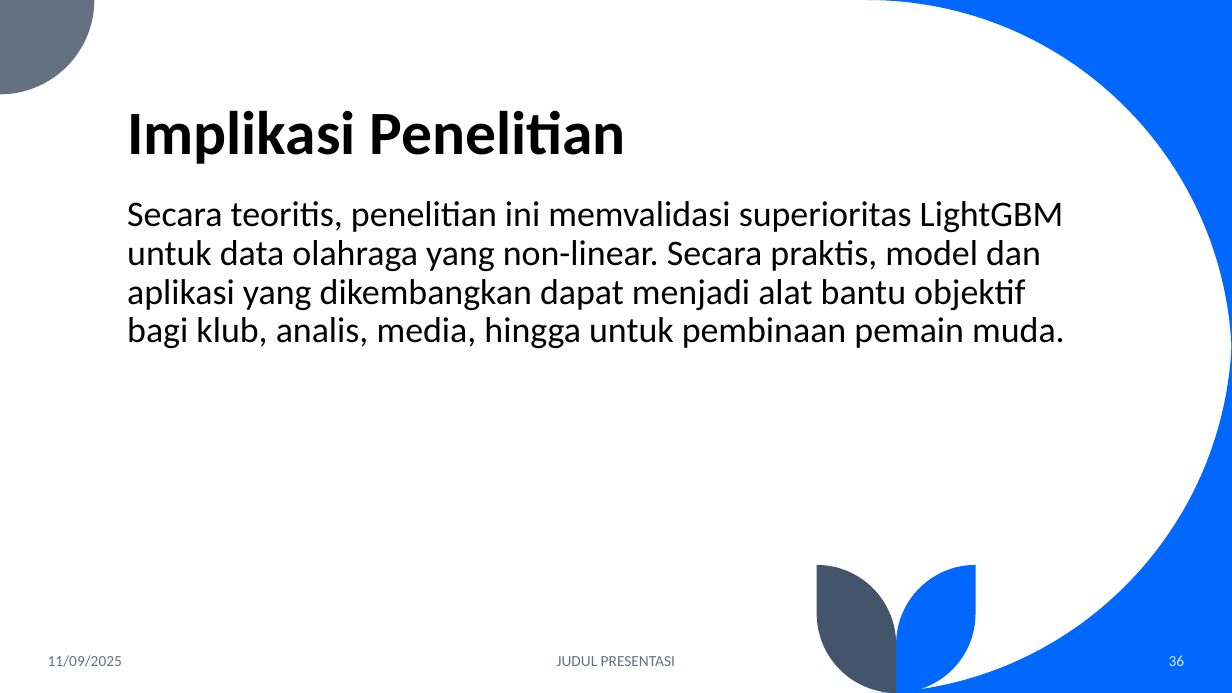
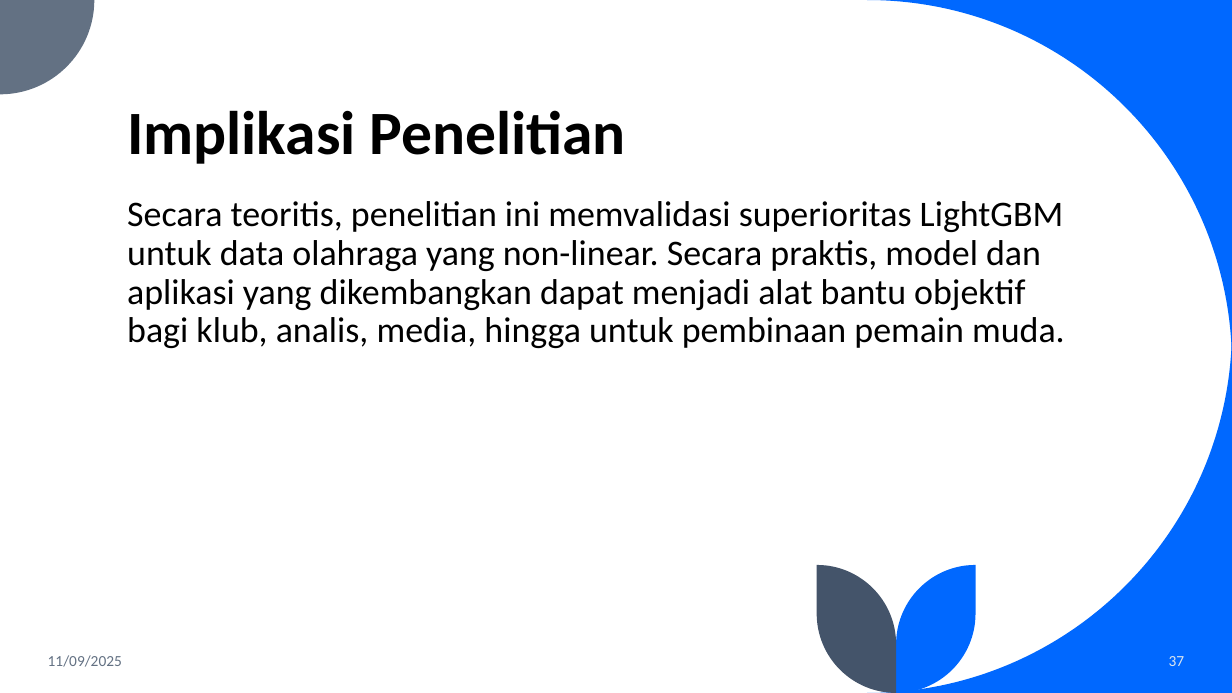
Before and after one commit to fadhilra101/skripsi, a slide deck: slide 37 of ppt/PPT SEMHAS.pptx (slide 36 before the commit). Drawn at 1232x693 pixels with LibreOffice and Linux fonts; fonts in the diff are those of the drawing. Boxes give left, top, right and bottom in pixels: in the first picture for what was removed or moved away, otherwise in the second. Text is boxed around its words. In the diff, an @@ line names an element or a change of style, - is before the commit and + after.

```diff
--- a/ppt/PPT SEMHAS.pptx
+++ b/ppt/PPT SEMHAS.pptx
@@ text removed at [557, 656, 675, 666] @@
-JUDUL PRESENTASI
@@ page number at [1169, 656, 1185, 666]: text changed @@
-36
+37
```
Also in this commit, not shown: 5 other slides changed, 1 slide added, 6 other files.
